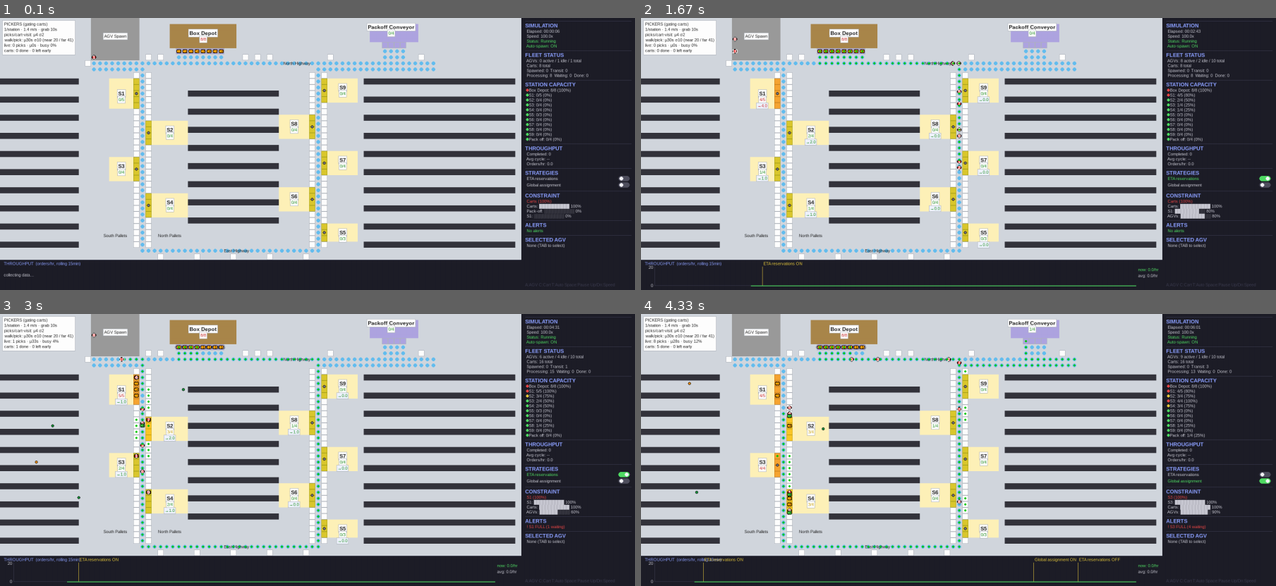
Above: before the commit, frames 1-4 (two rows, left to right).
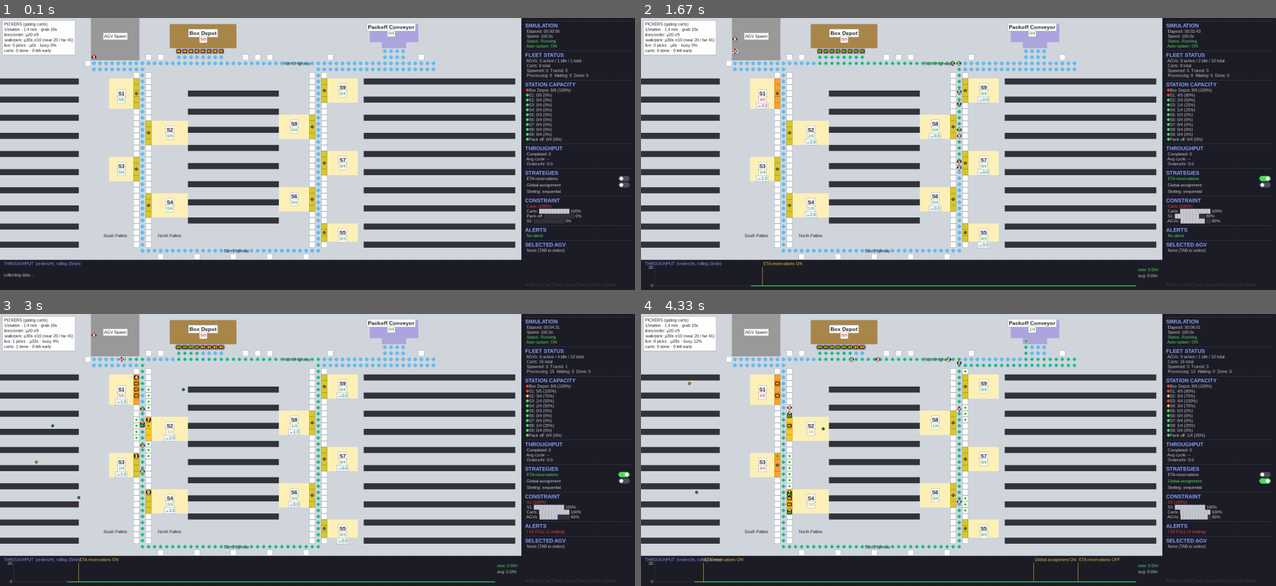
Above: after the commit, the same moments.

Repository: gompcc/WarehouseRepSim
Game: pygame game, started from agv_simulation/__main__.py
Same seed, same stepped clock (60 frames per second), same inputs: the game is played once before the commit and once after it.
Inputs (mouse positions are in pixels of both pictures, inside the frame that each line leads up to):
- Up to frame 1 (0.1 s): no input
- Up to frame 2 (1.67 s): click "ETA reservations" at 0.38 s; tap Enter at 0.67 s; tap D at 1 s
- Up to frame 3 (3 s): hold Down 1.83-2.3 s; hold Up 2.33-2.7 s; click (120, 409) at 2.78 s
- Up to frame 4 (4.33 s): click "Global assignment" at 3.12 s; click "ETA reservations" at 3.45 s; hold Down 3.73-4.1 s; tap Space at 3.8, 4.2 s; hold Up from 4.13 s (still down)

The runs differ from the first frame. In frame 1, 0.8% of the frame differs, in the area x 0-92%, y 5-87%; in frame 2, 0.9%; in frame 3, 0.9%; in frame 4, 0.9%.

Commit message:
Placement visualization + GUI slotting label
- experiments/plot_placement.py: 2x2 SKU-popularity maps per slotting
  strategy (sequential blue ramp; highway ring + stations for context;
  demand-weighted walk in each panel title) and the walk-time bar chart
  (nominal bars all series-blue, values direct-labeled with calibrated
  s/pick). Styling per the dataviz method. PNGs land in results/figures/
  (gitignored artifacts — re-run the script to regenerate).
- GUI: STRATEGIES panel shows 'Slotting: <name>' (from the active
  catalog); picker overlay's stale 'picks/cart-visit u4 s2' label
  replaced with 'lines/order: u20 s9' (the order-driven distribution).
- Verified via SDL dummy-driver snapshot; 60 tests green.

Co-Authored-By: Claude Fable 5 <noreply@anthropic.com>

Diff:
--- a/agv_simulation/picker_view.py
+++ b/agv_simulation/picker_view.py
@@ -15,7 +15,8 @@
     LABEL_BG, OUTLINE_COLOR,
 )
 from .aisles import get_catalog
-from .picker import Picker, PICKS_PER_VISIT_MEAN, PICKS_PER_VISIT_SD
+from .picker import Picker
+from .constants import ORDER_LINES_MEAN, ORDER_LINES_SD
 
 if TYPE_CHECKING:
     from .picker import PickerManager
@@ -54,7 +55,7 @@
     lines = [
         "PICKERS (gating carts)" if manager.gating else "PICKERS (shadow mode)",
         f"{PICKERS_PER_STATION}/station · {PICKER_WALK_SPEED} m/s · grab {PICK_GRAB_TIME:.0f}s",
-        f"picks/cart-visit: μ{PICKS_PER_VISIT_MEAN:.0f} σ{PICKS_PER_VISIT_SD:.0f}",
+        f"lines/order: μ{ORDER_LINES_MEAN:.0f} σ{ORDER_LINES_SD:.0f}",
         f"walk/pick: μ{calib['mean_s']:.0f}s σ{calib['sd_s']:.0f}"
         f" (near {calib['near_p16_s']:.0f} / far {calib['far_p84_s']:.0f})",
         f"live: {live['picks_done']} picks"
--- a/agv_simulation/renderer.py
+++ b/agv_simulation/renderer.py
@@ -428,6 +428,16 @@
                 px + 8, y - 2, PANEL_WIDTH - 16, 16,
             )
             y += 17
+        # Active slotting strategy (fixed per run — set at catalog init)
+        from .aisles import get_catalog
+        try:
+            slotting_name = get_catalog().slotting
+        except Exception:
+            slotting_name = None
+        if slotting_name:
+            txt = font_sm.render(f"  Slotting: {slotting_name}", True, PANEL_TEXT)
+            surface.blit(txt, (px + 8, y))
+            y += line_h
     y += section_gap
 
     # 6. CONSTRAINT (what's holding back throughput)
--- /dev/null
+++ b/experiments/plot_placement.py
@@ -0,0 +1,164 @@
+"""Placement visualization: SKU-popularity maps per slotting strategy + the
+walk-time comparison bar chart.
+
+Usage:
+    ./venv/bin/python experiments/plot_placement.py
+
+Writes results/figures/slotting_popularity_maps.png and
+results/figures/walk_time_by_slotting.png (PNGs are gitignored artifacts;
+re-run this script to regenerate).
+
+Chart styling follows the dataviz method: sequential magnitude = one blue
+ramp light->dark; nominal categories (the strategies) all wear the same
+slot-1 blue — bar length carries the comparison, never a value-ramp on
+nominal bars; hairline solid grid; values direct-labeled at bar tips.
+"""
+
+from __future__ import annotations
+
+import os
+import sys
+
+sys.path.insert(0, os.path.dirname(os.path.dirname(os.path.abspath(__file__))))
+
+import matplotlib
+matplotlib.use("Agg")
+import matplotlib.pyplot as plt
+from matplotlib.colors import LinearSegmentedColormap
+
+from agv_simulation.map_builder import build_map
+from agv_simulation.aisles import (
+    init_catalog, sku_weight, walk_time_seconds, SLOTTING_STRATEGIES,
+)
+from agv_simulation.constants import (
+    LEFT_HWY_COL, RIGHT_HWY_COL, NORTH_HWY_ROW, EAST_HWY_ROW,
+)
+
+FIG_DIR = os.path.join(os.path.dirname(os.path.abspath(__file__)),
+                       os.pardir, "results", "figures")
+
+# Reference palette (dataviz skill): sequential blue ramp, chrome/ink tokens
+SEQ_BLUE = ["#cde2fb", "#b7d3f6", "#9ec5f4", "#86b6ef", "#6da7ec", "#5598e7",
+            "#3987e5", "#2a78d6", "#256abf", "#1c5cab", "#184f95", "#104281",
+            "#0d366b"]
+SERIES_1 = "#2a78d6"   # categorical slot 1 — every nominal bar wears this
+SURFACE = "#fcfcfb"
+INK = "#0b0b0b"
+INK_2 = "#52514e"
+MUTED = "#898781"
+GRID = "#e1e0d9"
+BASELINE = "#c3c2b7"
+
+CMAP = LinearSegmentedColormap.from_list("seq_blue", SEQ_BLUE)
+
+
+def _style_axes(ax):
+    ax.set_facecolor(SURFACE)
+    for spine in ax.spines.values():
+        spine.set_visible(False)
+    ax.tick_params(colors=MUTED, labelsize=8, length=0)
+
+
+def popularity_maps() -> str:
+    """2x2 small multiples: every slot colored by its SKU's demand weight."""
+    tiles = build_map()
+    fig, axes = plt.subplots(2, 2, figsize=(13, 6.2), layout="constrained")
+    fig.patch.set_facecolor(SURFACE)
+
+    scatter = None
+    for ax, slotting in zip(axes.flat, SLOTTING_STRATEGIES):
+        cat = init_catalog(tiles, slotting=slotting)
+        xs, ys, ws = [], [], []
+        for sku, slot in cat.slots.items():
+            face_off = -0.45 if slot.face == "N" else 0.45
+            level_off = -0.18 if slot.level == 0 else 0.18
+            xs.append(slot.x)
+            ys.append(slot.run_row + face_off + level_off)
+            ws.append(sku_weight(sku))
+        scatter = ax.scatter(xs, ys, c=ws, cmap=CMAP, vmin=0.0, vmax=1.0,
+                             s=3.5, marker="s", linewidths=0)
+
+        # Context: the one-way highway ring (hairline) and the S stations
+        ax.plot([LEFT_HWY_COL, RIGHT_HWY_COL, RIGHT_HWY_COL, LEFT_HWY_COL,
+                 LEFT_HWY_COL],
+                [NORTH_HWY_ROW, NORTH_HWY_ROW, EAST_HWY_ROW, EAST_HWY_ROW,
+                 NORTH_HWY_ROW],
+                color=BASELINE, linewidth=1.0, zorder=0)
+        for sid, (sx, sy) in cat.station_pos.items():
+            ax.plot(sx, sy, marker="s", markersize=5, color=INK_2,
+                    markeredgecolor=SURFACE, markeredgewidth=1)
+            ax.annotate(sid, (sx, sy), xytext=(0, 6),
+                        textcoords="offset points", ha="center",
+                        fontsize=7, color=INK_2)
+
+        walk = cat.demand_weighted_walk_m()
+        ax.set_title(f"{slotting} — {walk:.1f} m demand-weighted walk",
+                     fontsize=10, color=INK, loc="left")
+        ax.invert_yaxis()
+        ax.set_aspect("equal")
+        ax.set_xticks([])
+        ax.set_yticks([])
+        _style_axes(ax)
+
+    fig.suptitle("SKU placement by popularity, per slotting strategy",
+                 fontsize=13, color=INK)
+    cbar = fig.colorbar(scatter, ax=axes, shrink=0.5, pad=0.02, aspect=30)
+    cbar.set_label("SKU demand weight (1 = hottest)", fontsize=8, color=INK_2)
+    cbar.ax.tick_params(colors=MUTED, labelsize=7)
+    cbar.outline.set_visible(False)
+
+    os.makedirs(FIG_DIR, exist_ok=True)
+    path = os.path.join(FIG_DIR, "slotting_popularity_maps.png")
+    fig.savefig(path, dpi=150, facecolor=SURFACE, bbox_inches="tight")
+    plt.close(fig)
+    return path
+
+
+def walk_time_bars() -> str:
+    """Bar chart: demand-weighted walk per pick, one bar per strategy.
+
+    Nominal categories -> every bar wears series-1 blue (bar length is the
+    comparison; a value-ramp here would double-encode it)."""
+    tiles = build_map()
+    walks = {}
+    for slotting in SLOTTING_STRATEGIES:
+        cat = init_catalog(tiles, slotting=slotting)
+        walks[slotting] = cat.demand_weighted_walk_m()
+
+    order = sorted(walks, key=walks.get)  # best (shortest) on top
+    fig, ax = plt.subplots(figsize=(7.5, 3.4))
+    fig.patch.set_facecolor(SURFACE)
+    _style_axes(ax)
+
+    ypos = range(len(order))
+    values = [walks[s] for s in order]
+    ax.barh(ypos, values, height=0.34, color=SERIES_1, zorder=3)
+    ax.set_yticks(list(ypos), labels=order, fontsize=9)
+    ax.tick_params(axis="y", colors=INK_2)
+    ax.invert_yaxis()
+
+    for y, s in zip(ypos, order):
+        secs = walk_time_seconds(walks[s])
+        ax.annotate(f"{walks[s]:.1f} m  ({secs:.0f} s/pick)",
+                    (walks[s], y), xytext=(6, 0),
+                    textcoords="offset points", va="center",
+                    fontsize=9, color=INK)
+
+    ax.xaxis.grid(True, color=GRID, linewidth=1.0, zorder=0)
+    ax.set_axisbelow(True)
+    ax.set_xlabel("demand-weighted one-way walk per line (m)",
+                  fontsize=9, color=INK_2)
+    ax.set_xlim(0, max(values) * 1.28)
+    ax.set_title("Picker walk per line, by slotting strategy",
+                 fontsize=12, color=INK, loc="left", pad=12)
+
+    os.makedirs(FIG_DIR, exist_ok=True)
+    path = os.path.join(FIG_DIR, "walk_time_by_slotting.png")
+    fig.savefig(path, dpi=150, facecolor=SURFACE, bbox_inches="tight")
+    plt.close(fig)
+    return path
+
+
+if __name__ == "__main__":
+    print(popularity_maps())
+    print(walk_time_bars())
Not shown, changed: tasks/todo.md
